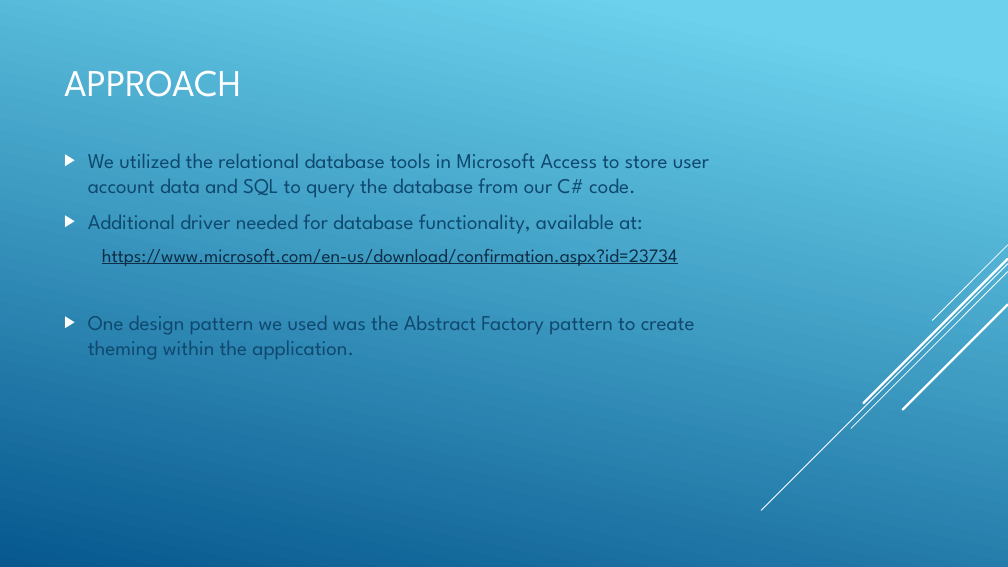
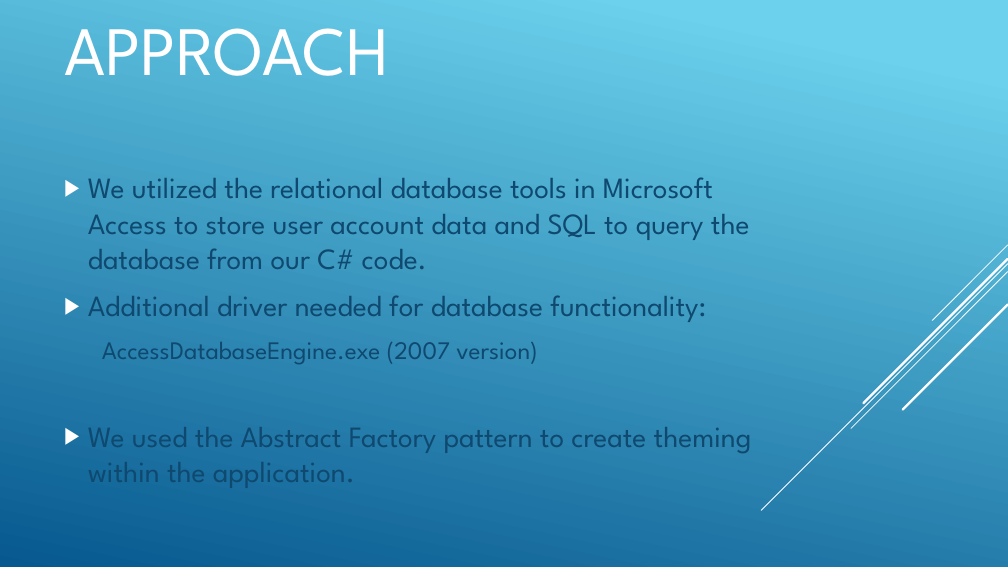
Before and after one commit to lucianfreeze/CSCI352-Project-Freeze-Whitson, a slide deck: slide 4 of 352 project presentation.pptx. Drawn at 1008x567 pixels with LibreOffice and Linux fonts; fonts in the diff are those of the drawing. Boxes give left, top, right and bottom in pixels: in the first picture for what was removed or moved away, otherwise in the second. Text is boxed around its words. In the diff, an @@ line names an element or a change of style, - is before the commit and + after.

```diff
--- a/352 project presentation.pptx
+++ b/352 project presentation.pptx
@@ title "APPROACH": place and size @@
-title "APPROACH" at (64, 70, 241, 97)
+title "APPROACH" at (64, 28, 389, 76)
@@ title "APPROACH" at (64, 28, 389, 76): size 36 to 66 pt @@
@@ text at (88, 177, 750, 269): size 20 to 28 pt in "We utilized the relational database tools in ..."; more space between paragraphs @@
@@ text at (88, 295, 752, 488): text changed; size 20 to 28 pt @@
-▶ Additional driver needed for database functionality, available at:
-  https://www.microsoft.com/en-us/download/confirmation.aspx?id=23734
-▶ One design pattern we used was the Abstract Factory pattern to create theming within the application.
+▶ Additional driver needed for database functionality:
+  AccessDatabaseEngine.exe (2007 version)
+▶ We used the Abstract Factory pattern to create theming within the application.
```
Also in this commit, not shown: 6 other slides changed, 1 slide added, 1 slide removed, 14 other files.
